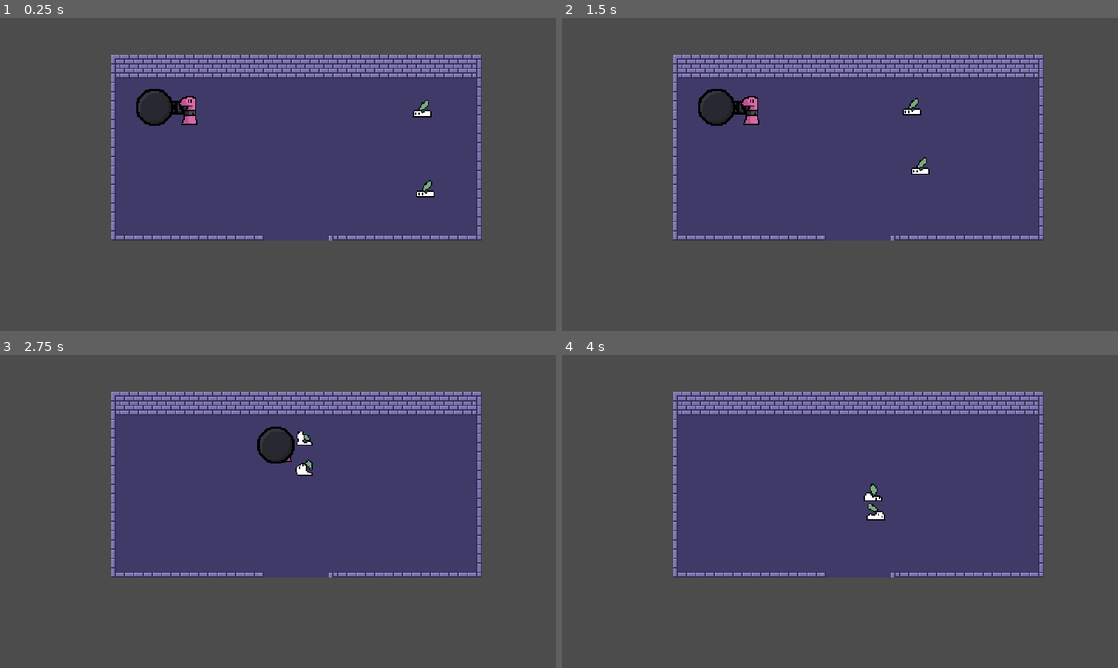
Above: before the commit, frames 1-4 (two rows, left to right).
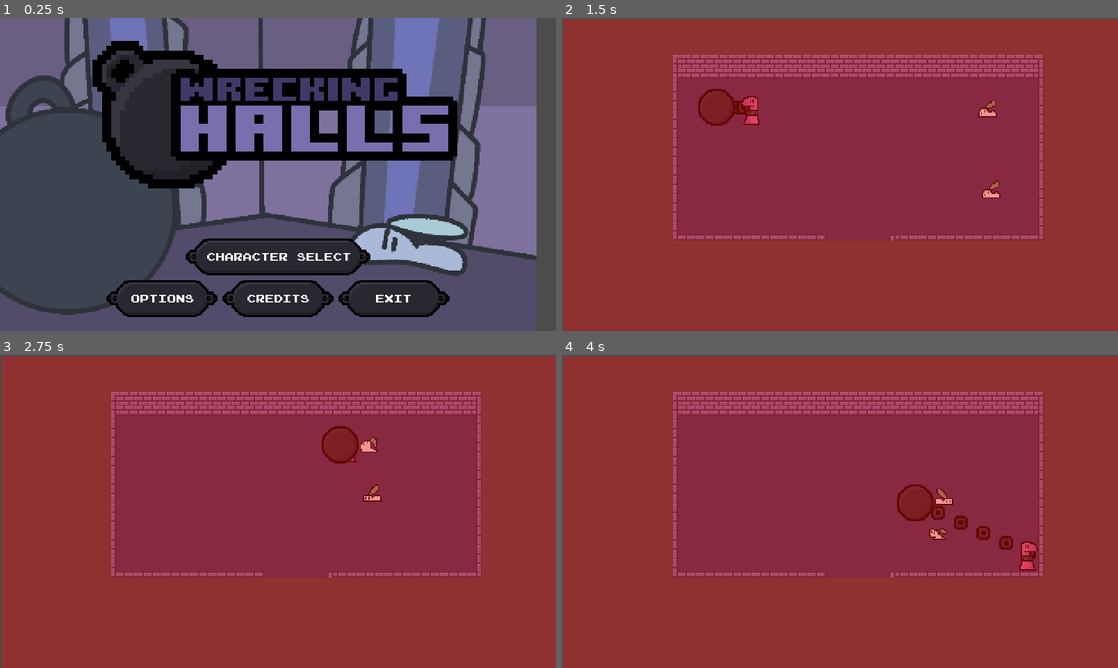
Above: after the commit, the same moments.

Repository: DSchana/GMTK-Game-Jam-2021
Game: Godot game, scene res://Core/MainGame.tscn
Two runs of this game, one before a commit and one after it. Both use one fixed random seed, a clock stepped at 60 frames per second and the inputs below.
Inputs (mouse positions are in pixels of both pictures, inside the frame that each line leads up to):
- Up to frame 1 (0.25 s): no input
- Up to frame 2 (1.5 s): click (840, 255) at 0.5 s, where only the run after the commit has a clickable "Character Select"; click (1023, 290) at 1.25 s, where only the run after the commit has a clickable "Start"
- Up to frame 3 (2.75 s): hold D (player_right) from 2.03 s (still down)
- Up to frame 4 (4 s): release D (player_right) at 2.78 s; hold S (player_down) 2.78-3.53 s; hold D (player_right) from 3.53 s (still down)

The runs differ from the first frame. In frame 1, 76% of the frame differs, in the area x 0-97%, y 0-100%; in frame 2, 99%, in the area x 0-100%, y 0-100%; in frame 3, 99%; in frame 4, 99%.

Commit message:
Committing mostly finished UI

Diff:
--- /dev/null
+++ b/Core/GUIControl.gd
@@ -0,0 +1,122 @@
+extends Control
+
+enum UI_STATE{MAIN, CHARACTER_SELECT, OPTIONS, CREDITS, GAME, GAME_PAUSE}
+
+export var current_state = UI_STATE.MAIN
+var previous_state = UI_STATE.MAIN # only used for options menu
+
+func _ready():
+	get_tree().paused = true # prevents game from running in background
+	$MainMenu/ButtonListFlat/TopBar/StartButton.connect("pressed", self, "onMainToCharacterSelect")
+	$MainMenu/ButtonListFlat/BottomBar/OptionsButton.connect("pressed", self, "onMainToOptions")
+	$MainMenu/ButtonListFlat/BottomBar/CreditsButton.connect("pressed", self, "onMainToCredits")
+	$MainMenu/ButtonListFlat/BottomBar/ExitButton.connect("pressed", self, "onMainMenuToExit")
+	$CharacterSelect/StartButton.connect("pressed", self, "onCharacterSelectToGame")
+	$PauseMenu/VBoxContainer/ResumeButton.connect("pressed", self, "onGameResume")
+	$PauseMenu/VBoxContainer/OptionsButton.connect("pressed", self, "onPauseToOptions")
+	$PauseMenu/VBoxContainer/ExitButton.connect("pressed", self, "onPauseToMainMenu")
+
+func _process(delta):
+	if current_state == UI_STATE.MAIN:
+		pass
+	elif current_state == UI_STATE.CHARACTER_SELECT:
+		if Input.is_action_pressed("ui_cancel"):
+			onCharacterSelectToMain()
+	elif current_state == UI_STATE.OPTIONS:
+		if Input.is_action_pressed("ui_cancel"):
+			if previous_state == UI_STATE.MAIN:
+				onOptionsToMain()
+			elif previous_state == UI_STATE.GAME_PAUSE:
+				onOptionsToPause()
+	elif current_state == UI_STATE.CREDITS:
+		if Input.is_action_pressed("ui_cancel"):
+			onCreditsToMain()
+	elif current_state == UI_STATE.GAME:
+		if Input.is_action_just_pressed("ui_cancel"):
+			onGamePause()
+	elif current_state == UI_STATE.GAME_PAUSE:
+		if Input.is_action_just_pressed("ui_cancel"):
+			onGameResume()
+
+func onMainToCharacterSelect():
+	if current_state == UI_STATE.MAIN:
+		current_state = UI_STATE.CHARACTER_SELECT
+		$MainMenu.visible = false
+		$CharacterSelect.visible = true
+
+func onMainToOptions():
+	if current_state == UI_STATE.MAIN:
+		current_state = UI_STATE.OPTIONS
+		$MainMenu.visible = false
+		$OptionsMenu.visible = true
+
+func onMainToCredits():
+	if current_state == UI_STATE.MAIN:
+		current_state = UI_STATE.CREDITS
+		$MainMenu.visible = false
+		$Credits.visible = true
+
+func onCharacterSelectToMain():
+	if current_state == UI_STATE.CHARACTER_SELECT:
+		current_state = UI_STATE.MAIN
+		$MainMenu.visible = true
+		$CharacterSelect.visible = false
+
+func onCharacterSelectToGame():
+	if current_state == UI_STATE.CHARACTER_SELECT:
+		current_state = UI_STATE.GAME
+		$Background.visible = false
+		$CharacterSelect.visible = false
+		$GameGUI.visible = true
+		get_tree().paused = false
+
+func onOptionsToMain():
+	if current_state == UI_STATE.OPTIONS:
+		current_state = UI_STATE.MAIN
+		$MainMenu.visible = true
+		$OptionsMenu.visible = false
+
+func onOptionsToPause():
+	if current_state == UI_STATE.OPTIONS:
+		current_state = UI_STATE.GAME_PAUSE
+		$PauseMenu.visible = true
+		$OptionsMenu.visible = false
+
+func onCreditsToMain():
+	if current_state == UI_STATE.CREDITS:
+		current_state = UI_STATE.MAIN
+		$MainMenu.visible = true
+		$Credits.visible = false
+
+func onGamePause():
+	if current_state == UI_STATE.GAME:
+		current_state = UI_STATE.GAME_PAUSE
+		get_tree().paused = true
+		$PauseMenu.visible = true
+		previous_state = current_state
+
+func onGameResume():
+	if current_state == UI_STATE.GAME_PAUSE:
+		current_state = UI_STATE.GAME
+		get_tree().paused = false
+		$PauseMenu.visible = false
+
+func onPauseToMainMenu():
+	if current_state == UI_STATE.GAME_PAUSE:
+		current_state = UI_STATE.MAIN
+		$Background.visible = true
+		$MainMenu.visible = true
+		$PauseMenu.visible = false
+		$GameGUI.visible = false
+		previous_state = current_state
+
+func onPauseToOptions():
+	if current_state == UI_STATE.GAME_PAUSE:
+		current_state = UI_STATE.OPTIONS
+		$PauseMenu.visible = false
+		$OptionsMenu.visible = true
+
+func onMainMenuToExit():
+	if current_state == UI_STATE.MAIN:
+		print("quit")
+		get_tree().quit()
--- a/Core/MainGame.tscn
+++ b/Core/MainGame.tscn
@@ -1,10 +1,11 @@
-[gd_scene load_steps=6 format=2]
+[gd_scene load_steps=7 format=2]
 
 [ext_resource path="res://Rooms/StartRoom.tscn" type="PackedScene" id=1]
 [ext_resource path="res://Character/WreckingBall.tscn" type="PackedScene" id=2]
 [ext_resource path="res://NPC/NPC.tscn" type="PackedScene" id=3]
 [ext_resource path="res://Core/MainGame.gd" type="Script" id=4]
 [ext_resource path="res://Character/Character.tscn" type="PackedScene" id=5]
+[ext_resource path="res://UI/GUI.tscn" type="PackedScene" id=6]
 
 [node name="Root" type="Node2D"]
 script = ExtResource( 4 )
@@ -27,3 +28,7 @@
 
 [node name="WreckingBall" parent="." instance=ExtResource( 2 )]
 position = Vector2( 133.5, 77 )
+
+[node name="CanvasLayer" type="CanvasLayer" parent="."]
+
+[node name="GUIControl" parent="CanvasLayer" instance=ExtResource( 6 )]
--- /dev/null
+++ b/UI/Font/UIFont.tres
@@ -0,0 +1,7 @@
+[gd_resource type="DynamicFont" load_steps=2 format=2]
+
+[ext_resource path="res://UI/Font/joystix_monospace.ttf" type="DynamicFontData" id=1]
+
+[resource]
+size = 10
+font_data = ExtResource( 1 )
--- /dev/null
+++ b/UI/GUI.tscn
@@ -0,0 +1,532 @@
+[gd_scene load_steps=11 format=2]
+
+[ext_resource path="res://UI/Buttons/start_button_hover.png" type="Texture" id=1]
+[ext_resource path="res://Core/GUIControl.gd" type="Script" id=2]
+[ext_resource path="res://UI/Font/UIFont.tres" type="DynamicFont" id=3]
+[ext_resource path="res://UI/Title.png" type="Texture" id=4]
+[ext_resource path="res://UI/Buttons/start_button_long.png" type="Texture" id=5]
+[ext_resource path="res://UI/Buttons/start_button_long_hover.png" type="Texture" id=6]
+[ext_resource path="res://UI/Buttons/start_button.png" type="Texture" id=7]
+[ext_resource path="res://UI/Main_Menu_Background.png" type="Texture" id=8]
+[ext_resource path="res://UI/overlay.png" type="Texture" id=9]
+[ext_resource path="res://UI/Menus/Options.jpg" type="Texture" id=10]
+
+[node name="GUIControl" type="Control"]
+pause_mode = 2
+anchor_right = 1.0
+anchor_bottom = 1.0
+script = ExtResource( 2 )
+__meta__ = {
+"_edit_use_anchors_": false
+}
+
+[node name="Background" type="TextureRect" parent="."]
+margin_right = 463.0
+margin_bottom = 270.0
+texture = ExtResource( 8 )
+__meta__ = {
+"_edit_use_anchors_": false
+}
+
+[node name="MainMenu" type="Control" parent="."]
+anchor_right = 1.0
+anchor_bottom = 1.0
+size_flags_horizontal = 3
+size_flags_vertical = 3
+__meta__ = {
+"_edit_use_anchors_": false
+}
+
+[node name="Title" type="TextureRect" parent="MainMenu"]
+margin_left = 79.7643
+margin_top = 20.2453
+margin_right = 399.764
+margin_bottom = 148.245
+texture = ExtResource( 4 )
+expand = true
+stretch_mode = 5
+__meta__ = {
+"_edit_use_anchors_": false
+}
+
+[node name="ButtonListTall" type="VBoxContainer" parent="MainMenu"]
+visible = false
+margin_left = 275.0
+margin_top = 124.0
+margin_right = 371.0
+margin_bottom = 264.0
+__meta__ = {
+"_edit_use_anchors_": false
+}
+
+[node name="StartButton" type="TextureButton" parent="MainMenu/ButtonListTall"]
+margin_right = 96.0
+margin_bottom = 32.0
+texture_normal = ExtResource( 7 )
+
+[node name="Text" type="Label" parent="MainMenu/ButtonListTall/StartButton"]
+anchor_left = 0.5
+anchor_top = 0.5
+anchor_right = 0.5
+anchor_bottom = 0.5
+margin_left = -0.314972
+margin_top = 0.314972
+grow_horizontal = 2
+grow_vertical = 2
+size_flags_horizontal = 3
+size_flags_vertical = 3
+custom_fonts/font = ExtResource( 3 )
+text = "Character Select"
+align = 1
+valign = 1
+__meta__ = {
+"_edit_use_anchors_": false
+}
+
+[node name="OptionsButton" type="TextureButton" parent="MainMenu/ButtonListTall"]
+margin_top = 36.0
+margin_right = 96.0
+margin_bottom = 68.0
+texture_normal = ExtResource( 7 )
+
+[node name="Text" type="Label" parent="MainMenu/ButtonListTall/OptionsButton"]
+anchor_left = 0.5
+anchor_top = 0.5
+anchor_right = 0.5
+anchor_bottom = 0.5
+margin_left = -28.1575
+margin_top = -5.84251
+margin_right = 27.8425
+margin_bottom = 6.15749
+grow_horizontal = 2
+grow_vertical = 2
+size_flags_horizontal = 3
+size_flags_vertical = 3
+custom_fonts/font = ExtResource( 3 )
+text = "Options"
+align = 1
+valign = 1
+__meta__ = {
+"_edit_use_anchors_": false
+}
+
+[node name="CreditsButton" type="TextureButton" parent="MainMenu/ButtonListTall"]
+margin_top = 72.0
+margin_right = 96.0
+margin_bottom = 104.0
+texture_normal = ExtResource( 7 )
+
+[node name="Text" type="Label" parent="MainMenu/ButtonListTall/CreditsButton"]
+anchor_left = 0.5
+anchor_top = 0.5
+anchor_right = 0.5
+anchor_bottom = 0.5
+margin_left = -28.1575
+margin_top = -5.84251
+margin_right = 27.8425
+margin_bottom = 6.15749
+grow_horizontal = 2
+grow_vertical = 2
+size_flags_horizontal = 3
+size_flags_vertical = 3
+custom_fonts/font = ExtResource( 3 )
+text = "Credits"
+align = 1
+valign = 1
+__meta__ = {
+"_edit_use_anchors_": false
+}
+
+[node name="ExitButton" type="TextureButton" parent="MainMenu/ButtonListTall"]
+margin_top = 108.0
+margin_right = 96.0
+margin_bottom = 140.0
+texture_normal = ExtResource( 7 )
+
+[node name="Text" type="Label" parent="MainMenu/ButtonListTall/ExitButton"]
+anchor_left = 0.5
+anchor_top = 0.5
+anchor_right = 0.5
+anchor_bottom = 0.5
+margin_left = -0.314972
+margin_top = 0.314972
+grow_horizontal = 2
+grow_vertical = 2
+size_flags_horizontal = 3
+size_flags_vertical = 3
+custom_fonts/font = ExtResource( 3 )
+text = "Exit"
+align = 1
+valign = 1
+__meta__ = {
+"_edit_use_anchors_": false
+}
+
+[node name="ButtonListFlat" type="VBoxContainer" parent="MainMenu"]
+anchor_left = 0.5
+anchor_right = 0.5
+margin_top = 190.0
+grow_horizontal = 2
+__meta__ = {
+"_edit_use_anchors_": false
+}
+
+[node name="TopBar" type="CenterContainer" parent="MainMenu/ButtonListFlat"]
+margin_right = 296.0
+margin_bottom = 32.0
+
+[node name="StartButton" type="TextureButton" parent="MainMenu/ButtonListFlat/TopBar"]
+margin_left = 68.0
+margin_right = 228.0
+margin_bottom = 32.0
+texture_normal = ExtResource( 5 )
+texture_hover = ExtResource( 6 )
+
+[node name="Text" type="Label" parent="MainMenu/ButtonListFlat/TopBar/StartButton"]
+anchor_left = 0.5
+anchor_top = 0.5
+anchor_right = 0.5
+anchor_bottom = 0.5
+margin_left = -64.1575
+margin_top = -5.84251
+margin_right = 63.8425
+margin_bottom = 6.15749
+grow_horizontal = 2
+grow_vertical = 2
+size_flags_horizontal = 3
+size_flags_vertical = 3
+custom_fonts/font = ExtResource( 3 )
+text = "Character Select"
+align = 1
+valign = 1
+__meta__ = {
+"_edit_use_anchors_": false
+}
+
+[node name="BottomBar" type="HBoxContainer" parent="MainMenu/ButtonListFlat"]
+margin_top = 36.0
+margin_right = 296.0
+margin_bottom = 68.0
+alignment = 1
+
+[node name="OptionsButton" type="TextureButton" parent="MainMenu/ButtonListFlat/BottomBar"]
+margin_right = 96.0
+margin_bottom = 32.0
+texture_normal = ExtResource( 7 )
+texture_hover = ExtResource( 1 )
+
+[node name="Text" type="Label" parent="MainMenu/ButtonListFlat/BottomBar/OptionsButton"]
+anchor_left = 0.5
+anchor_top = 0.5
+anchor_right = 0.5
+anchor_bottom = 0.5
+margin_left = -28.1575
+margin_top = -5.84251
+margin_right = 27.8425
+margin_bottom = 6.15749
+grow_horizontal = 2
+grow_vertical = 2
+size_flags_horizontal = 3
+size_flags_vertical = 3
+custom_fonts/font = ExtResource( 3 )
+text = "Options"
+align = 1
+valign = 1
+__meta__ = {
+"_edit_use_anchors_": false
+}
+
+[node name="CreditsButton" type="TextureButton" parent="MainMenu/ButtonListFlat/BottomBar"]
+margin_left = 100.0
+margin_right = 196.0
+margin_bottom = 32.0
+texture_normal = ExtResource( 7 )
+texture_hover = ExtResource( 1 )
+
+[node name="Text" type="Label" parent="MainMenu/ButtonListFlat/BottomBar/CreditsButton"]
+anchor_left = 0.5
+anchor_top = 0.5
+anchor_right = 0.5
+anchor_bottom = 0.5
+margin_left = -28.1575
+margin_top = -5.84251
+margin_right = 27.8425
+margin_bottom = 6.15749
+grow_horizontal = 2
+grow_vertical = 2
+size_flags_horizontal = 3
+size_flags_vertical = 3
+custom_fonts/font = ExtResource( 3 )
+text = "Credits"
+align = 1
+valign = 1
+__meta__ = {
+"_edit_use_anchors_": false
+}
+
+[node name="ExitButton" type="TextureButton" parent="MainMenu/ButtonListFlat/BottomBar"]
+margin_left = 200.0
+margin_right = 296.0
+margin_bottom = 32.0
+texture_normal = ExtResource( 7 )
+texture_hover = ExtResource( 1 )
+
+[node name="Text" type="Label" parent="MainMenu/ButtonListFlat/BottomBar/ExitButton"]
+anchor_left = 0.5
+anchor_top = 0.5
+anchor_right = 0.5
+anchor_bottom = 0.5
+margin_left = -0.314972
+margin_top = 0.314972
+grow_horizontal = 2
+grow_vertical = 2
+size_flags_horizontal = 3
+size_flags_vertical = 3
+custom_fonts/font = ExtResource( 3 )
+text = "Exit"
+align = 1
+valign = 1
+__meta__ = {
+"_edit_use_anchors_": false
+}
+
+[node name="CharacterSelect" type="Control" parent="."]
+visible = false
+anchor_right = 1.0
+anchor_bottom = 1.0
+__meta__ = {
+"_edit_use_anchors_": false
+}
+
+[node name="TempBackground" type="ColorRect" parent="CharacterSelect"]
+anchor_right = 1.0
+anchor_bottom = 1.0
+margin_left = 0.21166
+margin_top = 0.104399
+margin_right = 0.21167
+margin_bottom = 0.104401
+size_flags_horizontal = 3
+size_flags_vertical = 3
+color = Color( 0.32549, 0.32549, 0.32549, 1 )
+__meta__ = {
+"_edit_use_anchors_": false
+}
+
+[node name="StartButton" type="TextureButton" parent="CharacterSelect"]
+anchor_left = 1.0
+anchor_top = 1.0
+anchor_right = 1.0
+anchor_bottom = 1.0
+margin_left = -128.0
+margin_top = -51.5
+margin_right = -32.0
+margin_bottom = -19.5
+texture_normal = ExtResource( 7 )
+__meta__ = {
+"_edit_use_anchors_": false
+}
+
+[node name="Text" type="Label" parent="CharacterSelect/StartButton"]
+anchor_left = 0.5
+anchor_top = 0.5
+anchor_right = 0.5
+anchor_bottom = 0.5
+grow_horizontal = 2
+grow_vertical = 2
+size_flags_horizontal = 3
+size_flags_vertical = 3
+custom_fonts/font = ExtResource( 3 )
+text = "Start"
+align = 1
+valign = 1
+__meta__ = {
+"_edit_use_anchors_": false
+}
+
+[node name="OptionsMenu" type="Control" parent="."]
+visible = false
+anchor_right = 1.0
+anchor_bottom = 1.0
+__meta__ = {
+"_edit_use_anchors_": false
+}
+
+[node name="Fade" type="TextureRect" parent="OptionsMenu"]
+margin_right = 40.0
+margin_bottom = 40.0
+texture = ExtResource( 9 )
+__meta__ = {
+"_edit_use_anchors_": false
+}
+
+[node name="VBoxContainer" type="VBoxContainer" parent="OptionsMenu"]
+anchor_left = 0.5
+anchor_top = 0.5
+anchor_right = 0.5
+anchor_bottom = 0.5
+grow_horizontal = 2
+grow_vertical = 2
+__meta__ = {
+"_edit_use_anchors_": false
+}
+
+[node name="Label" type="Label" parent="OptionsMenu/VBoxContainer"]
+margin_right = 176.0
+margin_bottom = 12.0
+custom_fonts/font = ExtResource( 3 )
+text = "You are out of Options"
+
+[node name="CenterContainer" type="CenterContainer" parent="OptionsMenu/VBoxContainer"]
+margin_top = 16.0
+margin_right = 176.0
+margin_bottom = 116.0
+
+[node name="Options" type="TextureRect" parent="OptionsMenu/VBoxContainer/CenterContainer"]
+margin_left = 38.0
+margin_right = 138.0
+margin_bottom = 100.0
+texture = ExtResource( 10 )
+
+[node name="Credits" type="Control" parent="."]
+visible = false
+anchor_right = 1.0
+anchor_bottom = 1.0
+__meta__ = {
+"_edit_use_anchors_": false
+}
+
+[node name="TempBackground3" type="ColorRect" parent="Credits"]
+anchor_right = 1.0
+anchor_bottom = 1.0
+margin_left = 0.167046
+margin_top = -0.0382158
+margin_right = 0.167053
+margin_bottom = -0.038208
+size_flags_horizontal = 3
+size_flags_vertical = 3
+color = Color( 1, 0, 0, 1 )
+__meta__ = {
+"_edit_use_anchors_": false
+}
+
+[node name="GameGUI" type="Control" parent="."]
+visible = false
+anchor_right = 1.0
+anchor_bottom = 1.0
+
+[node name="TempBackground4" type="ColorRect" parent="GameGUI"]
+anchor_right = 1.0
+anchor_bottom = 1.0
+margin_left = 1.0
+margin_top = 0.629959
+margin_right = 1.0
+margin_bottom = 0.629944
+size_flags_horizontal = 3
+size_flags_vertical = 3
+color = Color( 0.886275, 0.0666667, 0.0666667, 0.45098 )
+__meta__ = {
+"_edit_use_anchors_": false
+}
+
+[node name="PauseMenu" type="Control" parent="."]
+visible = false
+anchor_right = 1.0
+anchor_bottom = 1.0
+
+[node name="TextureRect" type="TextureRect" parent="PauseMenu"]
+margin_right = 40.0
+margin_bottom = 40.0
+texture = ExtResource( 9 )
+__meta__ = {
+"_edit_use_anchors_": false
+}
+
+[node name="VBoxContainer" type="VBoxContainer" parent="PauseMenu"]
+anchor_left = 0.5
+anchor_top = 0.5
+anchor_right = 0.5
+anchor_bottom = 0.5
+grow_horizontal = 2
+grow_vertical = 2
+__meta__ = {
+"_edit_use_anchors_": false
+}
+
+[node name="ResumeButton" type="TextureButton" parent="PauseMenu/VBoxContainer"]
+margin_right = 96.0
+margin_bottom = 32.0
+texture_normal = ExtResource( 7 )
+__meta__ = {
+"_edit_use_anchors_": false
+}
+
+[node name="Text" type="Label" parent="PauseMenu/VBoxContainer/ResumeButton"]
+anchor_left = 0.5
+anchor_top = 0.5
+anchor_right = 0.5
+anchor_bottom = 0.5
+grow_horizontal = 2
+grow_vertical = 2
+size_flags_horizontal = 3
+size_flags_vertical = 3
+custom_fonts/font = ExtResource( 3 )
+text = "Resume"
+align = 1
+valign = 1
+__meta__ = {
+"_edit_use_anchors_": false
+}
+
+[node name="OptionsButton" type="TextureButton" parent="PauseMenu/VBoxContainer"]
+margin_top = 36.0
+margin_right = 96.0
+margin_bottom = 68.0
+texture_normal = ExtResource( 7 )
+texture_hover = ExtResource( 1 )
+
+[node name="Text" type="Label" parent="PauseMenu/VBoxContainer/OptionsButton"]
+anchor_left = 0.5
+anchor_top = 0.5
+anchor_right = 0.5
+anchor_bottom = 0.5
+margin_left = -28.1575
+margin_top = -5.84251
+margin_right = 27.8425
+margin_bottom = 6.15749
+grow_horizontal = 2
+grow_vertical = 2
+size_flags_horizontal = 3
+size_flags_vertical = 3
+custom_fonts/font = ExtResource( 3 )
+text = "Options"
+align = 1
+valign = 1
+__meta__ = {
+"_edit_use_anchors_": false
+}
+
+[node name="ExitButton" type="TextureButton" parent="PauseMenu/VBoxContainer"]
+margin_top = 72.0
+margin_right = 96.0
+margin_bottom = 104.0
+texture_normal = ExtResource( 7 )
+texture_hover = ExtResource( 1 )
+
+[node name="Text" type="Label" parent="PauseMenu/VBoxContainer/ExitButton"]
+anchor_left = 0.5
+anchor_top = 0.5
+anchor_right = 0.5
+anchor_bottom = 0.5
+margin_left = -0.314972
+margin_top = 0.314972
+grow_horizontal = 2
+grow_vertical = 2
+size_flags_horizontal = 3
+size_flags_vertical = 3
+custom_fonts/font = ExtResource( 3 )
+text = "Exit"
+align = 1
+valign = 1
+__meta__ = {
+"_edit_use_anchors_": false
+}
--- a/project.godot
+++ b/project.godot
@@ -10,7 +10,6 @@
 
 _global_script_classes=[  ]
 _global_script_class_icons={
-
 }
 
 [application]
Binary file added: UI/Buttons/start_button.png
Not shown, added: UI/Buttons/start_button.png.import
Binary file added: UI/Buttons/start_button_hover.png
Not shown, added: UI/Buttons/start_button_hover.png.import
Binary file added: UI/Buttons/start_button_long.png
Not shown, added: UI/Buttons/start_button_long.png.import
Binary file added: UI/Buttons/start_button_long_hover.png
Not shown, added: UI/Buttons/start_button_long_hover.png.import
Binary file added: UI/Font/joystix_monospace.ttf
Binary file added: UI/Main_Menu_Background.png
Not shown, added: UI/Main_Menu_Background.png.import
Binary file added: UI/Menus/Options.jpg
(and 5 more such lines)
